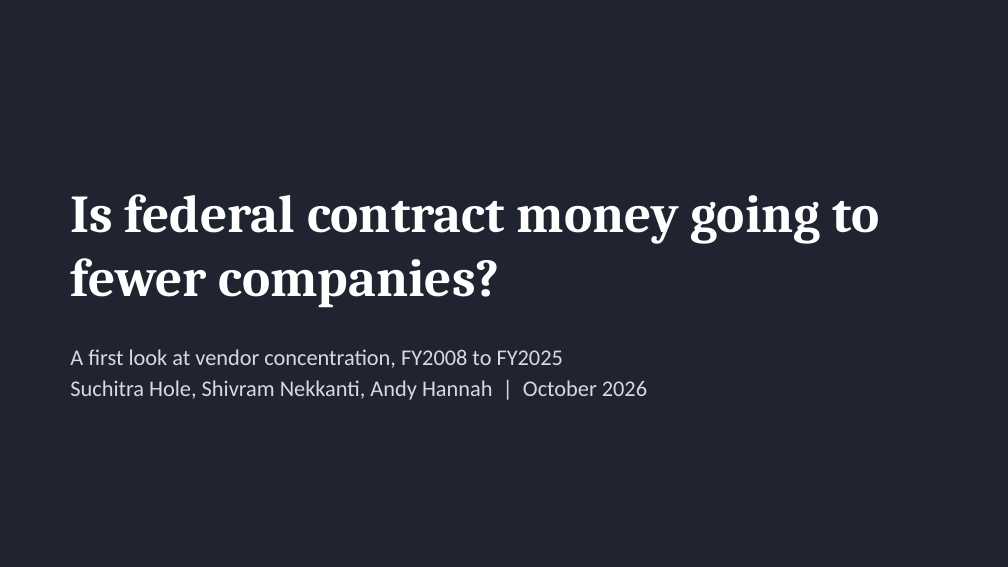
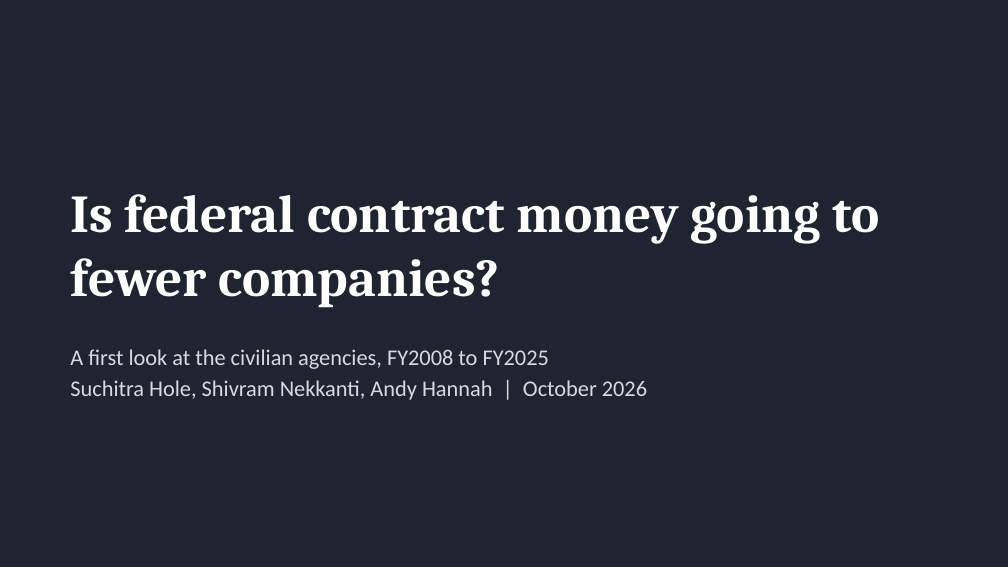
Before and after one commit to abh5227/federal-contracting-concentration, a slide deck: slide 1 of reports/eda/eda_presentation.pptx. Drawn at 1008x567 pixels with LibreOffice and Linux fonts; fonts in the diff are those of the drawing. Boxes give left, top, right and bottom in pixels: in the first picture for what was removed or moved away, otherwise in the second. Text is boxed around its words. In the diff, an @@ line names an element or a change of style, - is before the commit and + after.

```diff
--- a/reports/eda/eda_presentation.pptx
+++ b/reports/eda/eda_presentation.pptx
@@ text at box(70, 349, 549, 369): text changed @@
-A first look at vendor concentration, FY2008 to FY2025
+A first look at the civilian agencies, FY2008 to FY2025
```
Also in this commit, not shown: 9 other slides changed, 4 slides added, 2 slides removed, 12 other files.
